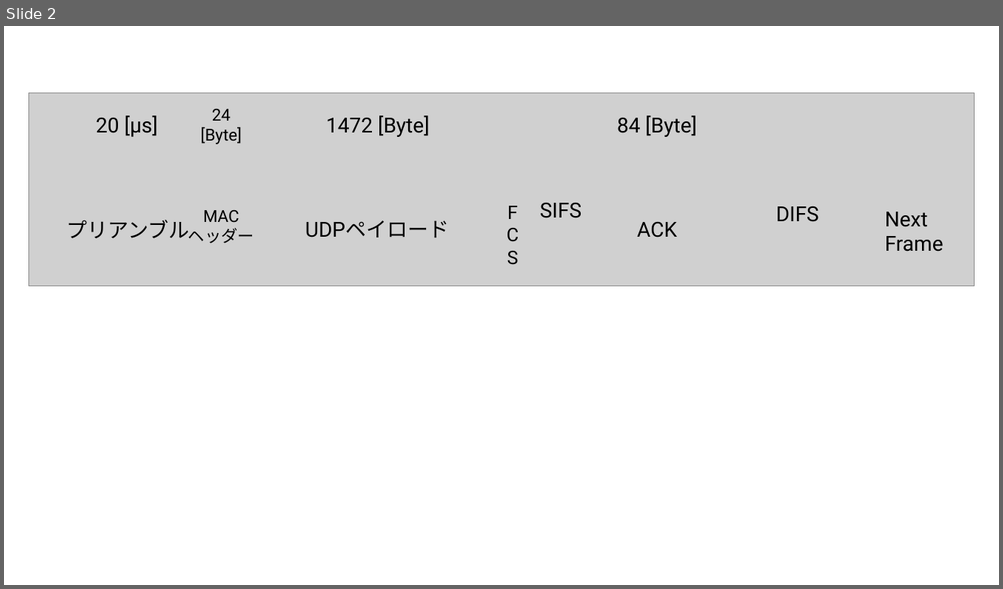
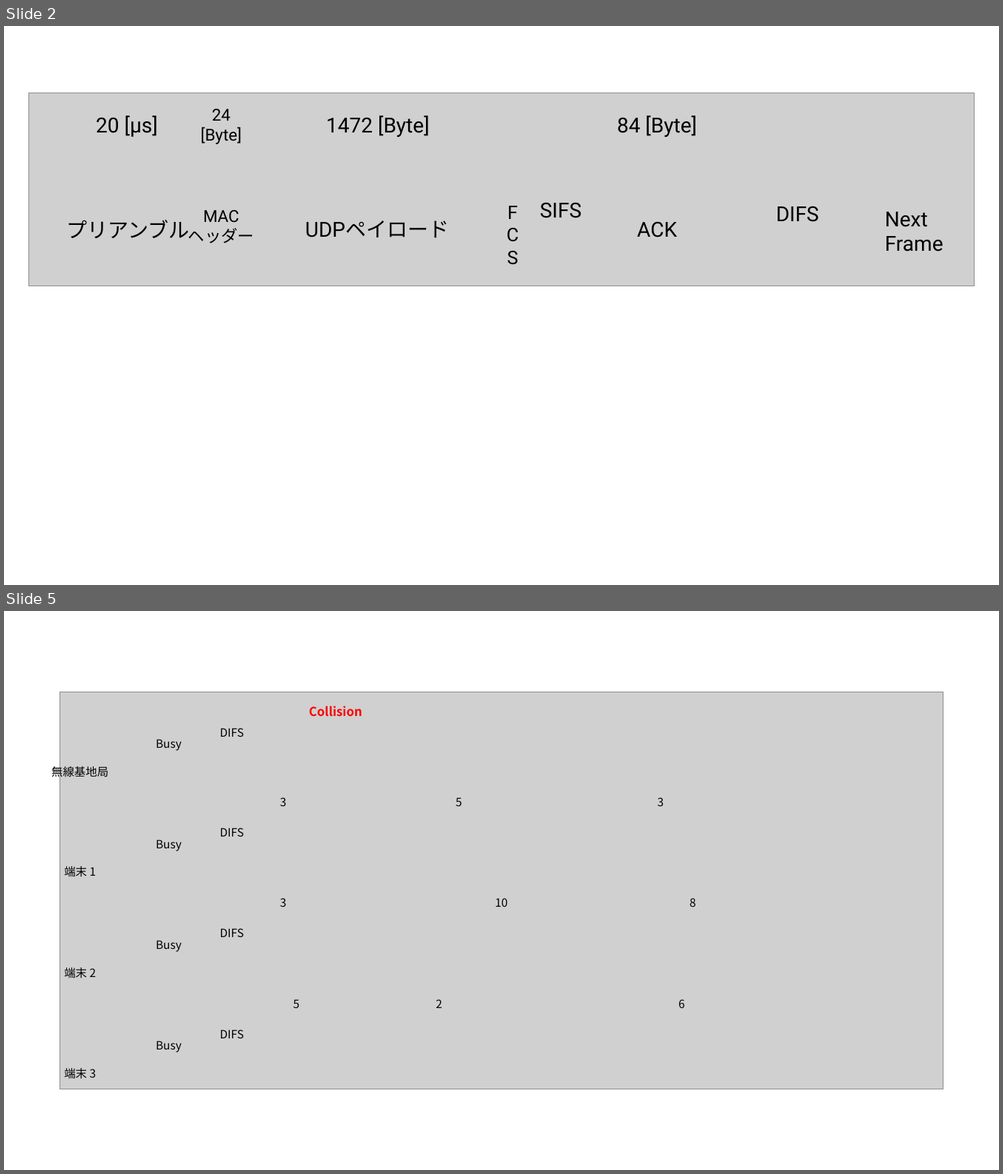
Before and after one commit to ShitaLab-TMCIT/IEEE802.11simulator, a slide deck: preprint/assets/asesets.pptx. Shown one above the other, each under a label of ours: slide 2 before the commit, slides 2 and 5 after it; the slides between them are not shown. The pictures are 1003x589 and 1003x1174 pixels, drawn with LibreOffice and Linux fonts; fonts in the diff are those of the drawing; grey boxes stand for pictures. Boxes give left, top, right and bottom in pixels: in the first picture for what was removed or moved away, otherwise in the second. Text is boxed around its words. In the diff, an @@ line names an element or a change of style, - is before the commit and + after.

```diff
--- a/preprint/assets/asesets.pptx
+++ b/preprint/assets/asesets.pptx
@@ slide 5 added at [4,611,999,1170], background #FFFFFF @@
@@ picture added at [60,692,943,1090] @@
@@ text added at [309,706,362,716], 12 pt, text #FF0000, bold @@
+Collision
@@ text added at [156,739,182,751], 11 pt, text #000000 @@
+Busy
@@ text added at [220,728,244,737], 11 pt, text #000000 @@
+DIFS
@@ text added at [51,764,108,779], 11 pt, text #000000 @@
+無線基地局
@@ text added at [280,797,287,806], 11 pt, text #000000 @@
+3
@@ text added at [455,797,462,806], 11 pt, text #000000 @@
+5
@@ text added at [657,797,664,806], 11 pt, text #000000 @@
+3
@@ text added at [220,828,244,837], 11 pt, text #000000 @@
+DIFS
@@ text added at [156,840,182,851], 11 pt, text #000000 @@
+Busy
@@ text added at [64,866,96,877], 11 pt, text #000000 @@
+端末 1
@@ text added at [280,898,287,907], 11 pt, text #000000 @@
+3
@@ text added at [495,898,507,907], 11 pt, text #000000 @@
+10
@@ text added at [689,898,696,907], 11 pt, text #000000 @@
+8
@@ text added at [156,940,182,952], 11 pt, text #000000 @@
+Busy
@@ text added at [220,928,244,937], 11 pt, text #000000 @@
+DIFS
@@ text added at [64,968,96,979], 11 pt, text #000000 @@
+端末 2
@@ text added at [293,999,300,1008], 11 pt, text #000000 @@
+5
@@ text added at [435,999,442,1008], 11 pt, text #000000 @@
+2
@@ text added at [678,999,685,1008], 11 pt, text #000000 @@
+6
@@ text added at [220,1030,244,1039], 11 pt, text #000000 @@
+DIFS
@@ text added at [156,1041,182,1053], 11 pt, text #000000 @@
+Busy
@@ text added at [64,1068,96,1079], 11 pt, text #000000 @@
+端末 3
```
Also in this commit, not shown: 2 other slides added, 1 slide removed, 12 other files.
